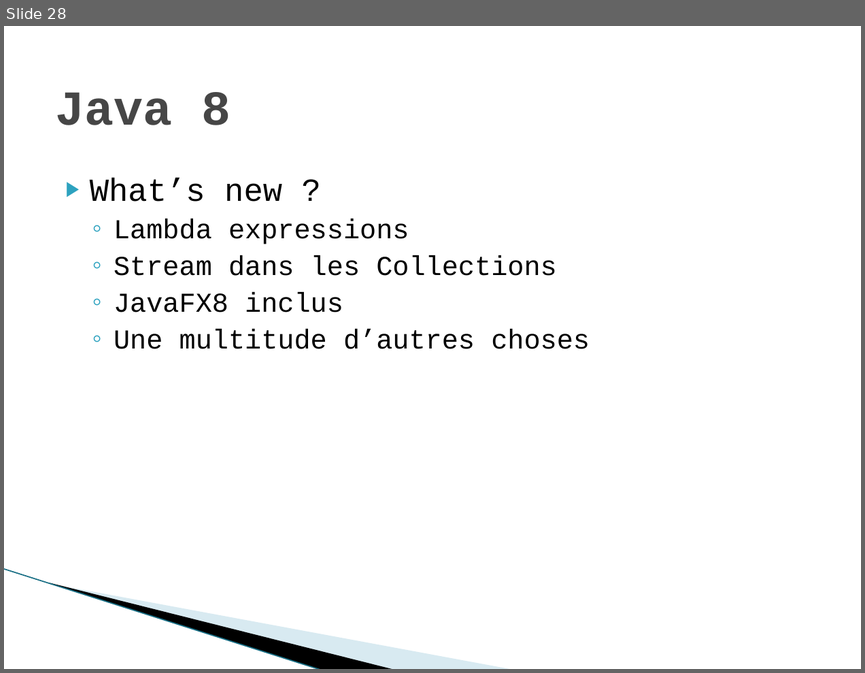
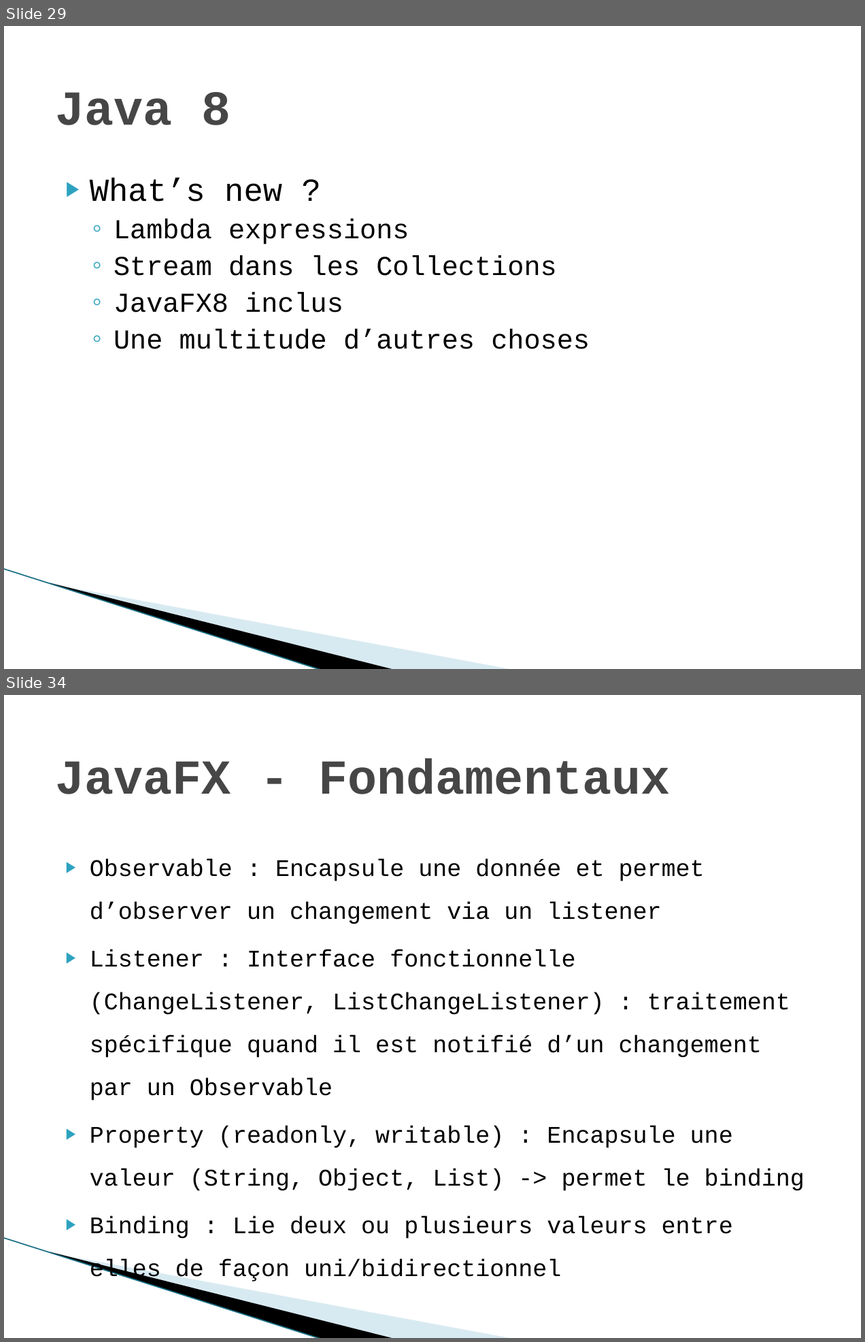
Before and after one commit to andreaubin/formationjava, a slide deck: resources/Java avancé.pptx. Shown one above the other, each under a label of ours: slide 28 before the commit, slides 29 and 34 after it; the slides between them are not shown. The pictures are 865x673 and 865x1342 pixels, drawn with LibreOffice and Linux fonts; fonts in the diff are those of the drawing; background and template pictures are left out. Boxes give left, top, right and bottom in pixels: in the first picture for what was removed or moved away, otherwise in the second. Text is boxed around its words. In the diff, an @@ line names an element or a change of style, - is before the commit and + after.

Commit message:
update ppt file

```diff
--- a/resources/Java avancé.pptx
+++ b/resources/Java avancé.pptx
@@ slide 34 added at (x1=4, y1=695, x2=861, y2=1338), background #FFFFFF; not listed: 3 template elements that a slide beside it also shows @@
@@ title added at (x1=55, y1=759, x2=670, y2=794), 41 pt, text #464646, bold @@
+JavaFX - Fondamentaux
@@ text added at (x1=90, y1=859, x2=804, y2=1238), 20 pt, text #000000 @@
+▶ Observable : Encapsule une donnée et permet d’observer un changement via un listener
+▶ Listener : Interface fonctionnelle (ChangeListener, ListChangeListener) : traitement spécifique quand il est notifié d’un changement par un Observable
+▶ Property (readonly, writable) : Encapsule une valeur (String, Object, List) -> permet le binding
+▶ Binding : Lie deux ou plusieurs valeurs entre elles de façon uni/bidirectionnel
@@ what was slide 28 is now slide 29 @@
```
Also in this commit, not shown: 8 other slides added.
